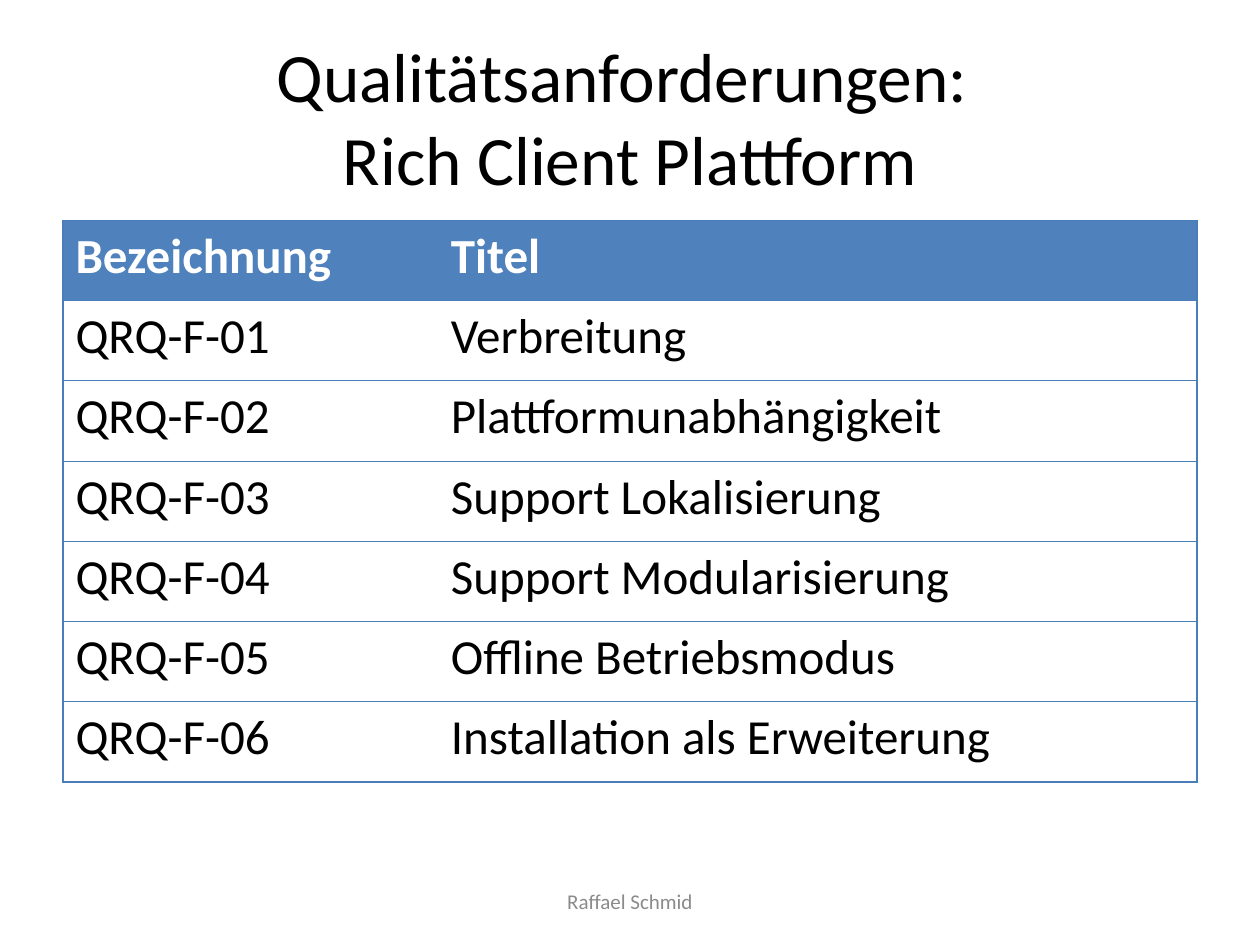
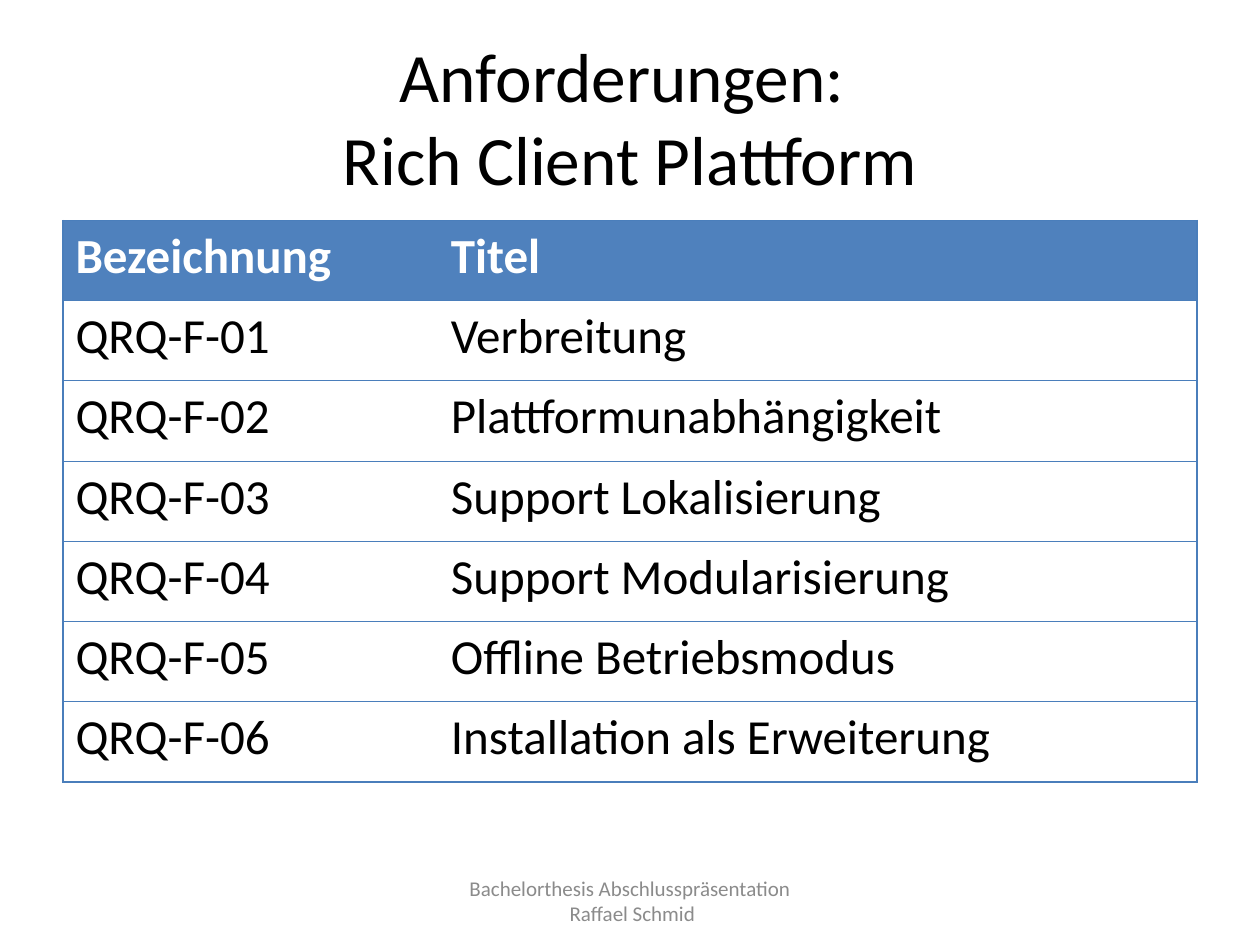
Before and after one commit to raffaelschmid/bachelorthesis, a slide deck: slide 7 of Dokumentation/Abschlusspraesentation/rschmid_bachelorthesis_abschlusspraesentation.pptx. Drawn at 1260x945 pixels with LibreOffice and Linux fonts; fonts in the diff are those of the drawing. Boxes give left, top, right and bottom in pixels: in the first picture for what was removed or moved away, otherwise in the second. Text is boxed around its words. In the diff, an @@ line names an element or a change of style, - is before the commit and + after.

```diff
--- a/Dokumentation/Abschlusspraesentation/rschmid_bachelorthesis_abschlusspraesentation.pptx
+++ b/Dokumentation/Abschlusspraesentation/rschmid_bachelorthesis_abschlusspraesentation.pptx
@@ title at box(343, 54, 917, 186): text changed @@
-Qualitätsanforderungen:
-Rich Client Plattform
+Anforderungen:
+Rich Client Plattform
@@ text at box(469, 881, 790, 921): text changed @@
-Raffael Schmid
+Bachelorthesis Abschlusspräsentation
+Raffael Schmid
```
Also in this commit, not shown: 11 other slides changed, 1 slide added, 1 other file.
